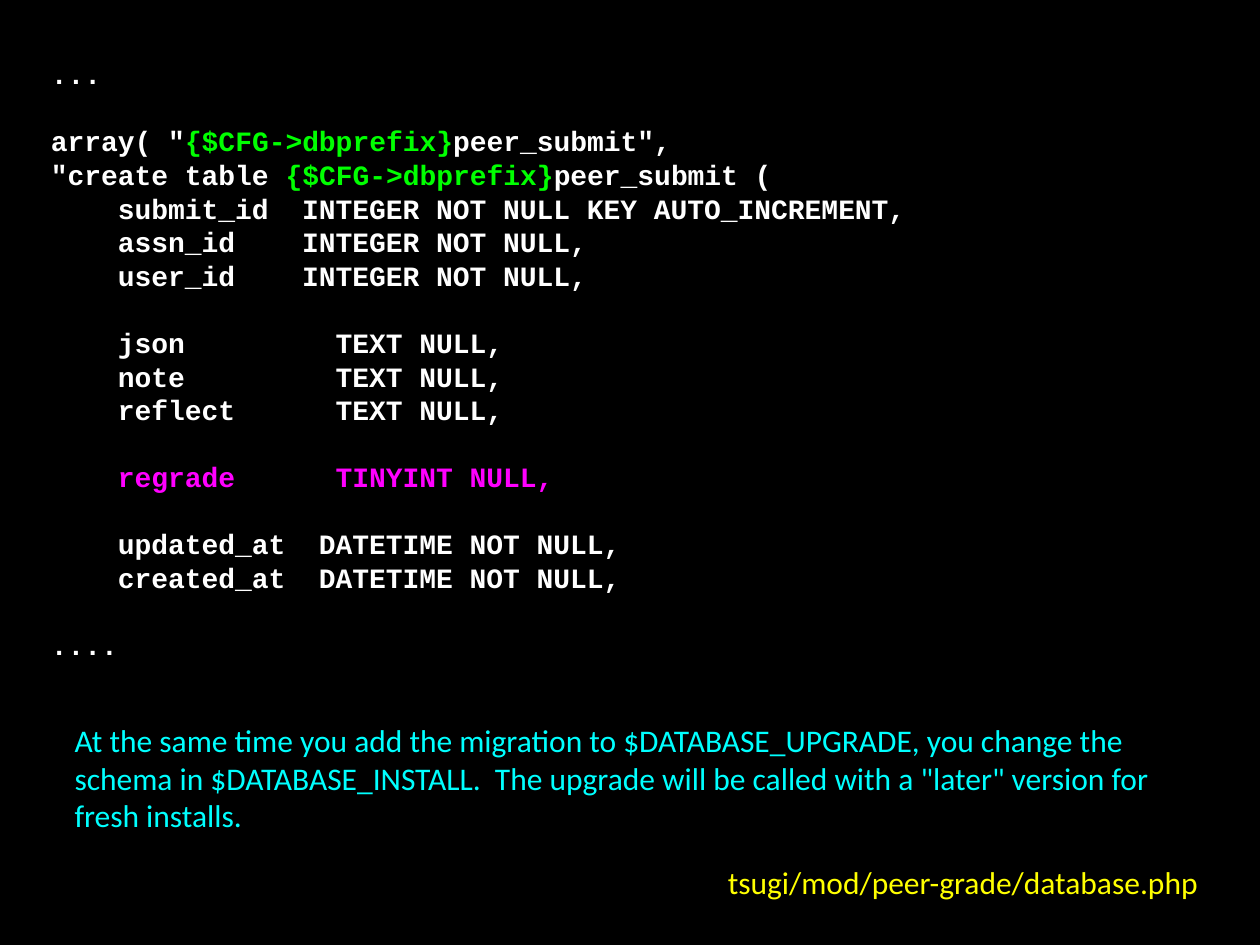
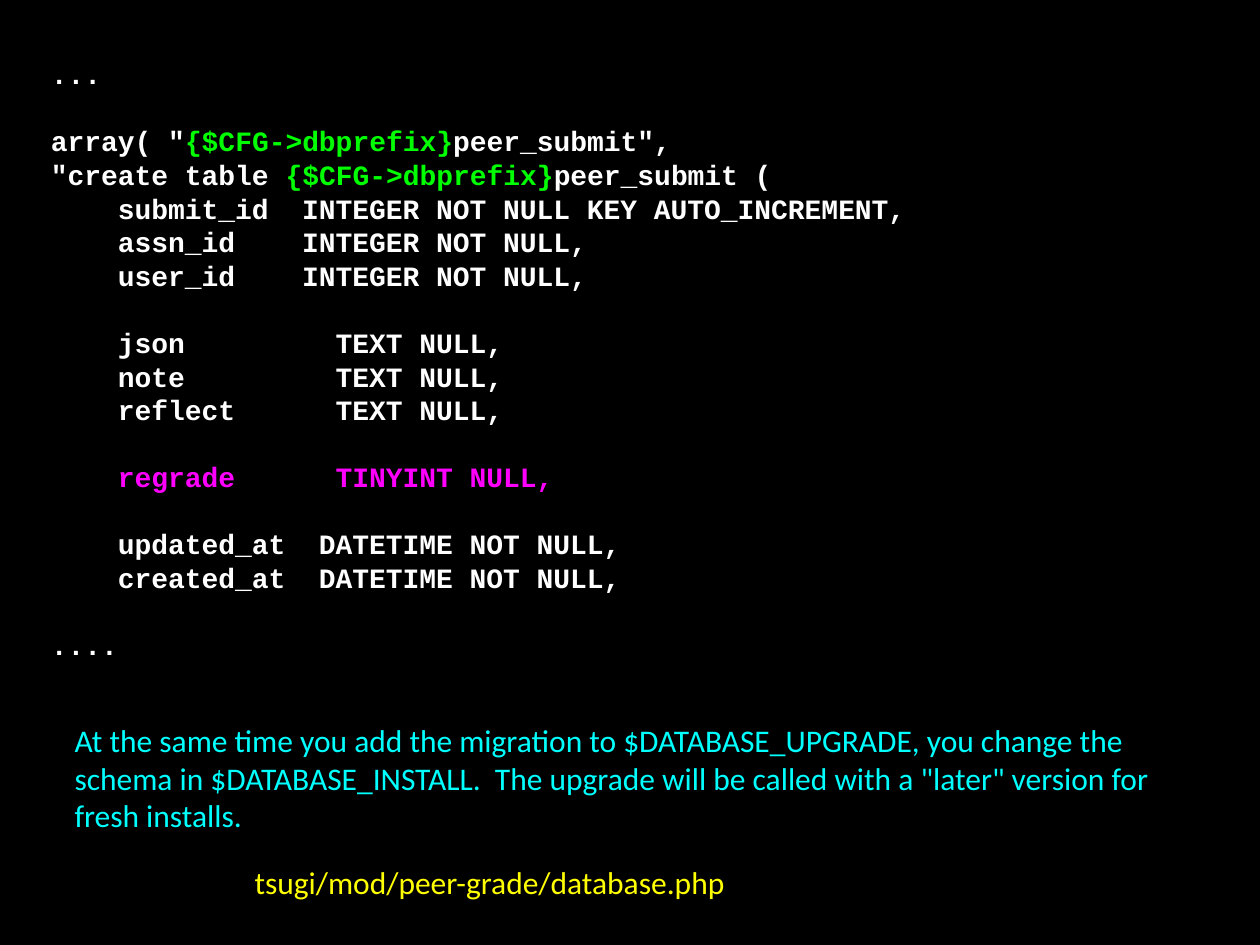
Before and after one commit to tsugiproject/tsugi, a slide deck: slide 44 of docs/lectures/02-Data-Model.pptx. Drawn at 1260x945 pixels with LibreOffice and Linux fonts; fonts in the diff are those of the drawing. Boxes give left, top, right and bottom in pixels: in the first picture for what was removed or moved away, otherwise in the second. Text is boxed around its words. In the diff, an @@ line names an element or a change of style, - is before the commit and + after.

Commit message:
Lecture slides

```diff
--- a/docs/lectures/02-Data-Model.pptx
+++ b/docs/lectures/02-Data-Model.pptx
@@ text "tsugi/mod/peer-grade/database.php": place and size @@
-text "tsugi/mod/peer-grade/database.php" at [728, 872, 1198, 900]
+text "tsugi/mod/peer-grade/database.php" at [255, 872, 725, 900]
```
Also in this commit, not shown: 8 other slides changed.
